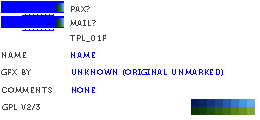
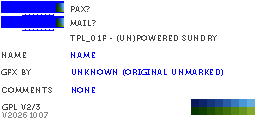
Before/after of a w=260, h=120 layered artwork. What changed in the layer stack:
renamed "tpl_01f" to "tpl_01f - (un)powered sundry", painted on it over [110, 35, 217, 42]
added layer "v20261007" in group "text_dnc" over [2, 112, 48, 118]
